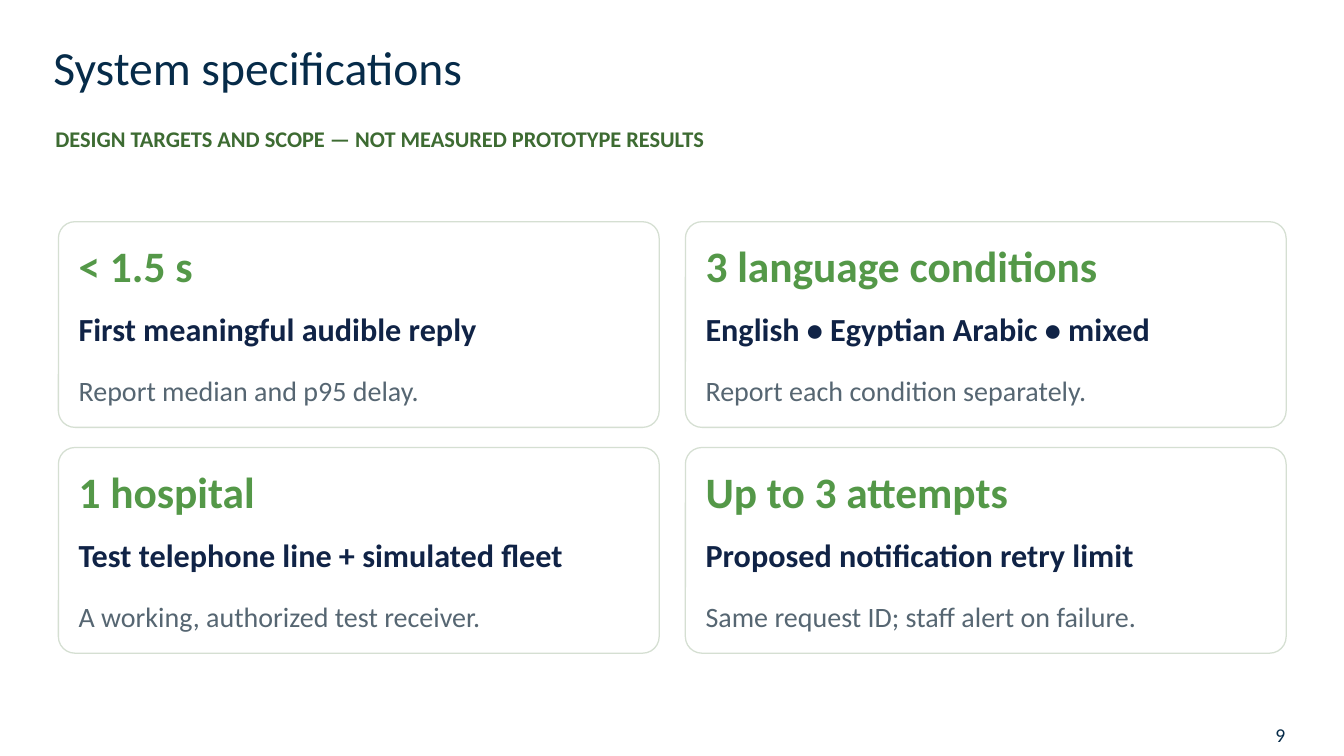
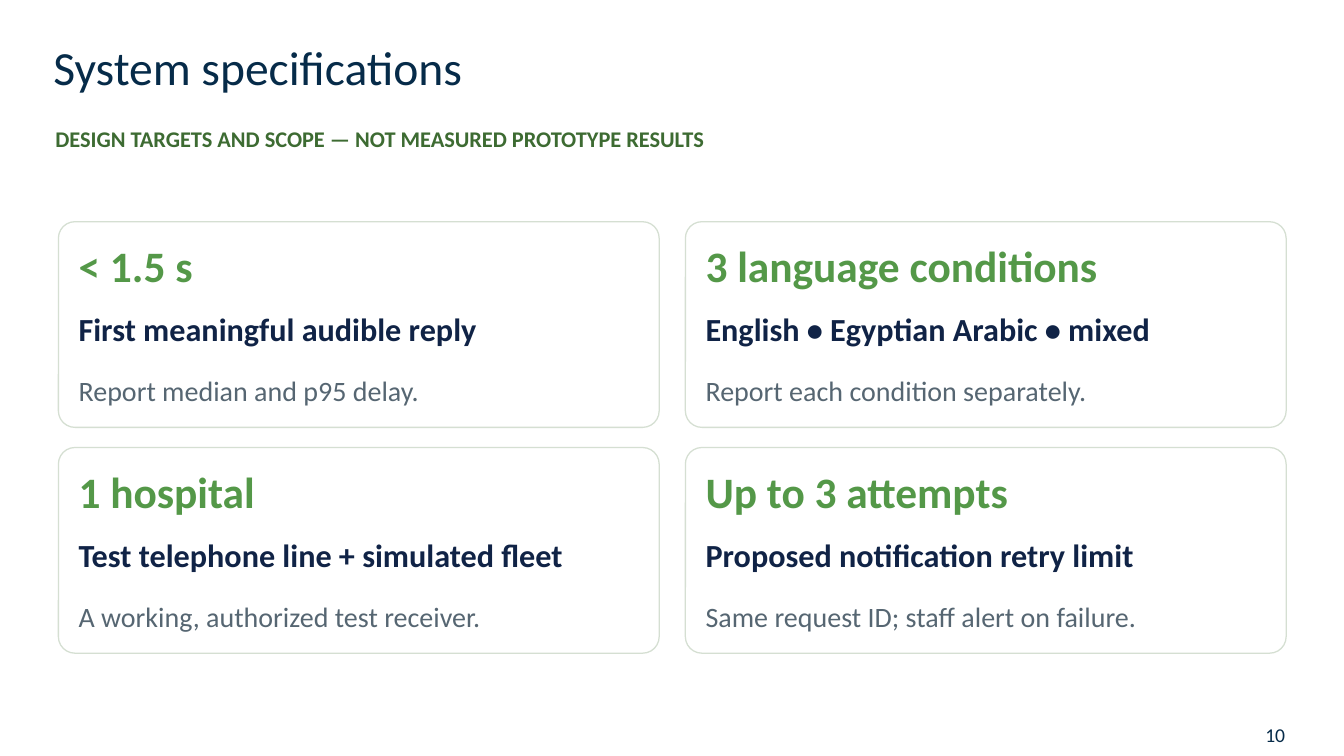
Before and after one commit to 3bdoo04/Uni-Grad, a slide deck: slide 10 of Review/Presentation/Uni-Grad - Midterm Presentation.pptx (slide 9 before the commit). Drawn at 1344x756 pixels with LibreOffice and Linux fonts; fonts in the diff are those of the drawing; background and template pictures are left out. Boxes give left, top, right and bottom in pixels: in the first picture for what was removed or moved away, otherwise in the second. Text is boxed around its words. In the diff, an @@ line names an element or a change of style, - is before the commit and + after.

```diff
--- a/Review/Presentation/Uni-Grad - Midterm Presentation.pptx
+++ b/Review/Presentation/Uni-Grad - Midterm Presentation.pptx
@@ text at (1265, 729, 1285, 742): text changed @@
-9
+10
```
Also in this commit, not shown: 7 other slides changed, 1 slide added, 21 other files.
